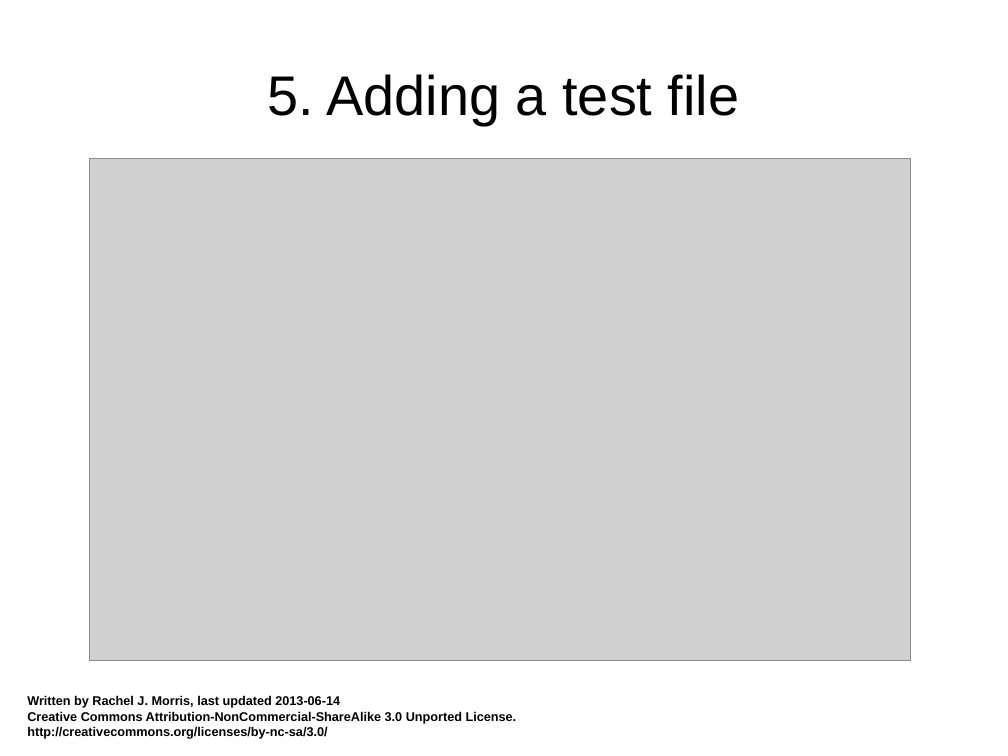
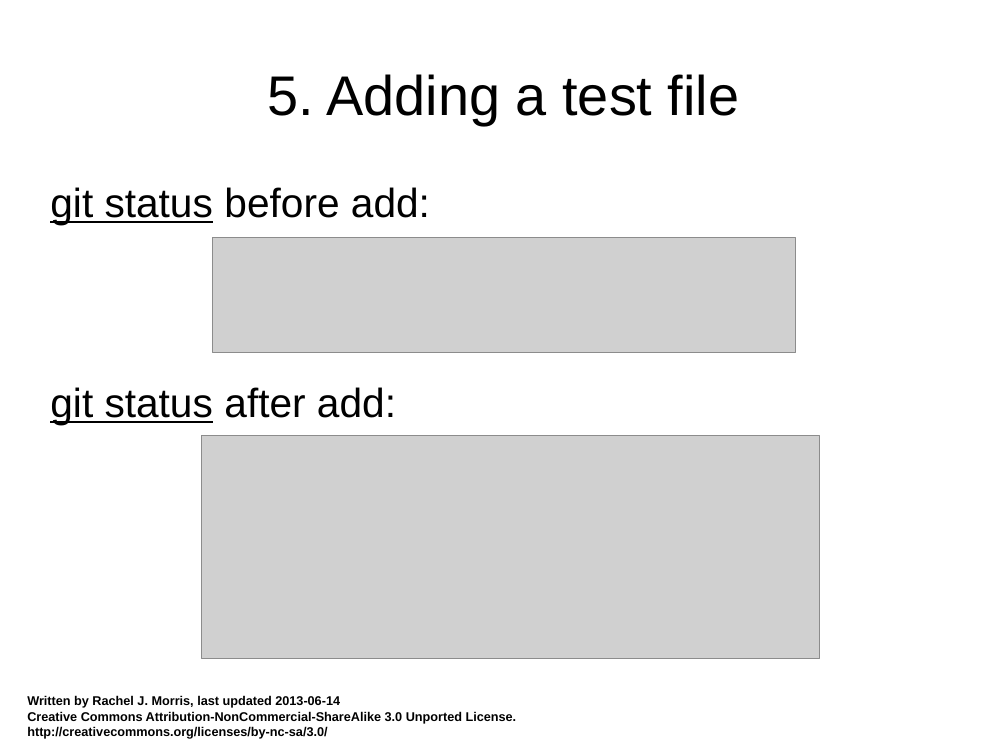
Before and after one commit to mactwist555/CPP-Course, a slide deck: slide 21 of Extra/How to use Git - GitBash.odp. Drawn at 1008x756 pixels with LibreOffice and Linux fonts; fonts in the diff are those of the drawing; grey boxes stand for pictures. Boxes give left, top, right and bottom in pixels: in the first picture for what was removed or moved away, otherwise in the second. Text is boxed around its words. In the diff, an @@ line names an element or a change of style, - is before the commit and + after.

```diff
--- a/Extra/How to use Git - GitBash.odp
+++ b/Extra/How to use Git - GitBash.odp
@@ text added at bbox=[50, 187, 430, 425], 32 pt, text #000000 @@
+git status before add:
+git status after add:
@@ picture: place and size @@
-picture at bbox=[90, 158, 911, 660]
+picture at bbox=[213, 238, 796, 353]
@@ picture added at bbox=[201, 435, 820, 659] @@
```
Also in this commit, not shown: 8 other slides changed, 6 slides added, 6 slides removed.
